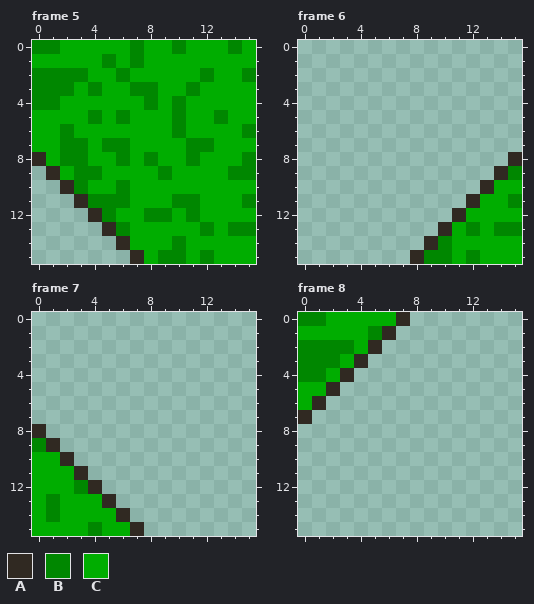
Two versions of one pixel-art file, assets/farmland/bg/grass.aseprite. The first picture shows the starting point.
16x16 pixels, 13 frames. Shown: frame 5, frame 6, frame 7, frame 8. The commit also changed other frames, which this record leaves out.
Palette (. is transparent): A #302922  B #008700  C #00ad00
And afterwards:
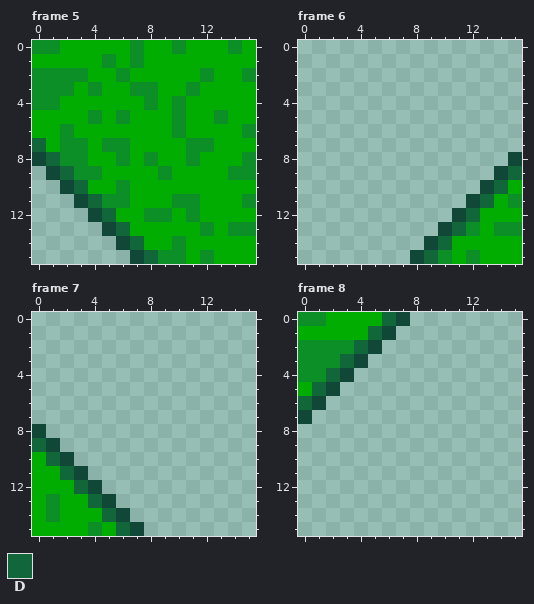
Colours new in this view: D #11663a
The edit:
{"colour":"A","old":"#302922","new":"#114736"}
{"colour":"B","old":"#008700","new":"#0b8f26"}
{"where": "frame 5"}
{"frame":5,"y":7,"x":0,"old":"C","new":"D"}
{"frame":5,"y":8,"x":1,"old":"C","new":"D"}
{"frame":5,"y":9,"x":2,"old":"C","new":"D"}
{"frame":5,"y":10,"x":3,"old":"B","new":"D"}
{"frame":5,"y":11,"x":4,"old":"B","new":"D"}
{"frame":5,"y":12,"x":5,"old":"B","new":"D"}
{"frame":5,"y":13,"x":6,"old":"B","new":"D"}
{"frame":5,"y":14,"x":7,"old":"C","new":"D"}
{"frame":5,"y":15,"x":8,"old":"C","new":"D"}
{"where": "frame 6"}
{"frame":6,"y":9,"x":15,"old":"B","new":"D"}
{"frame":6,"y":10,"x":14,"old":"C","new":"D"}
{"frame":6,"y":11,"x":13,"old":"C","new":"D"}
{"frame":6,"y":12,"x":12,"old":"C","new":"D"}
{"frame":6,"y":13,"x":11,"old":"C","new":"D"}
{"frame":6,"y":14,"x":10,"old":"B","new":"D"}
{"frame":6,"y":15,"x":9,"old":"B","new":"D"}
{"where": "frame 7"}
{"frame":7,"y":9,"x":0,"old":"B","new":"D"}
{"frame":7,"y":10,"x":1,"old":"C","new":"D"}
{"frame":7,"y":11,"x":2,"old":"C","new":"D"}
{"frame":7,"y":12,"x":3,"old":"B","new":"D"}
{"frame":7,"y":13,"x":4,"old":"C","new":"D"}
{"frame":7,"y":14,"x":5,"old":"C","new":"D"}
{"frame":7,"y":15,"x":6,"old":"C","new":"D"}
{"where": "frame 8"}
{"frame":8,"y":0,"x":6,"old":"C","new":"D"}
{"frame":8,"y":1,"x":5,"old":"B","new":"D"}
{"frame":8,"y":2,"x":4,"old":"C","new":"D"}
{"frame":8,"y":3,"x":3,"old":"C","new":"D"}
{"frame":8,"y":4,"x":2,"old":"C","new":"D"}
{"frame":8,"y":5,"x":1,"old":"C","new":"D"}
{"frame":8,"y":6,"x":0,"old":"C","new":"D"}
{"label":"changed","picture_box":[32,40,256,264]}
{"label":"changed","picture_box":[410,152,522,264]}
{"label":"changed","picture_box":[32,424,144,536]}
{"label":"changed","picture_box":[298,312,410,424]}
